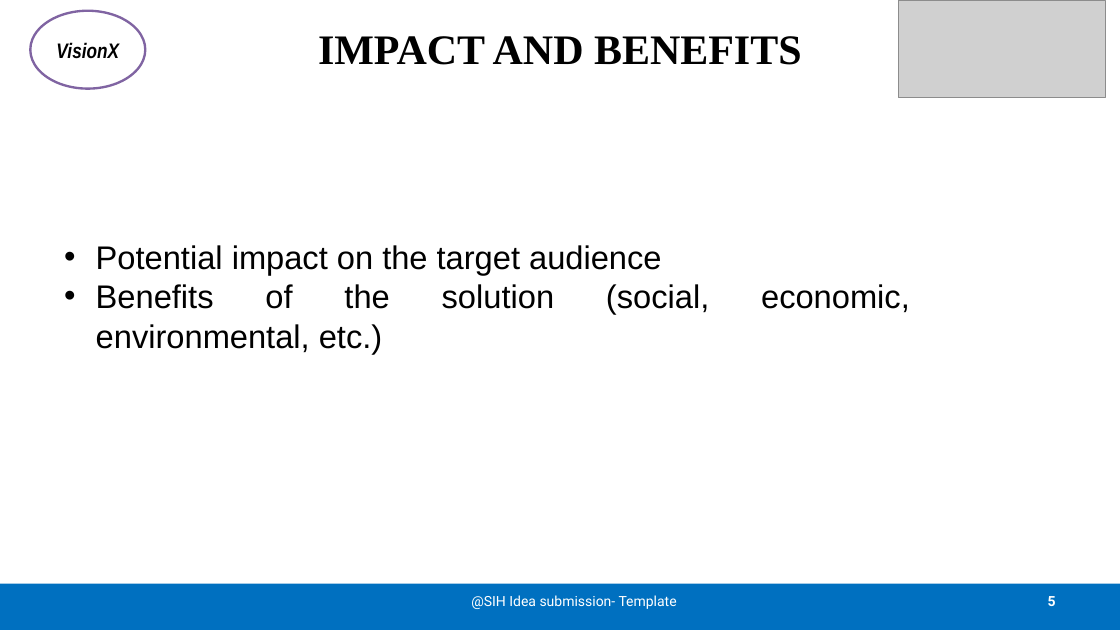
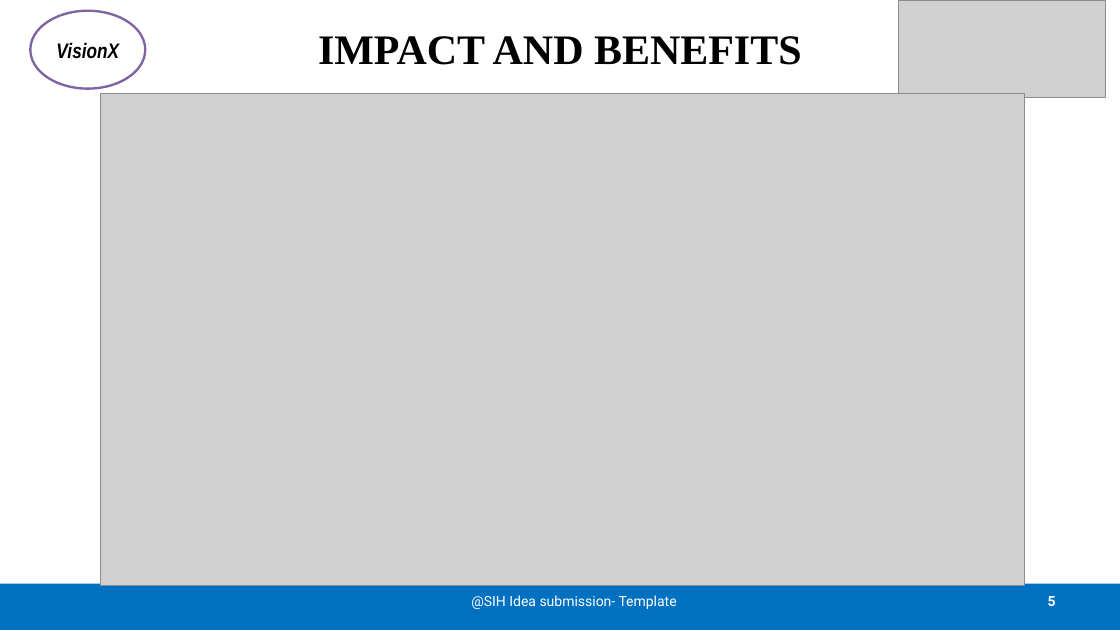
Before and after one commit to Sri-Ram143/SIH-2K26, a slide deck: slide 5 of SIH26036-PPT.pptx. Drawn at 1120x630 pixels with LibreOffice and Linux fonts; fonts in the diff are those of the drawing; grey boxes stand for pictures. Boxes give left, top, right and bottom in pixels: in the first picture for what was removed or moved away, otherwise in the second. Text is boxed around its words. In the diff, an @@ line names an element or a change of style, - is before the commit and + after.

Commit message:
updated

```diff
--- a/SIH26036-PPT.pptx
+++ b/SIH26036-PPT.pptx
@@ picture added at [101, 93, 1025, 585] @@
@@ text removed at [96, 245, 709, 353] @@
-• Potential impact on the target audience
-• Benefits of the solution (social, economic, environmental, etc.)
```
Also in this commit, not shown: 3 other slides changed.
